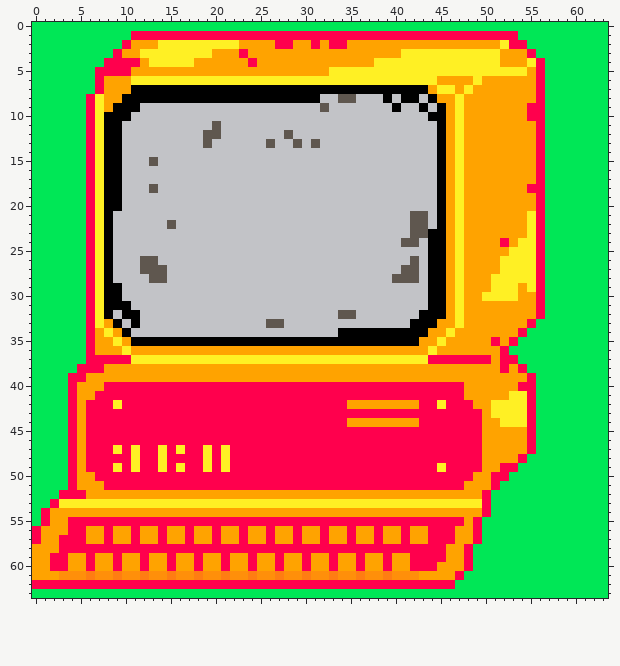
Pixel-art sprite: dev/assets/p_bbs.png. The picture above was drawn from the file before the commit.
The file is 64x64 pixels.
After the commit:
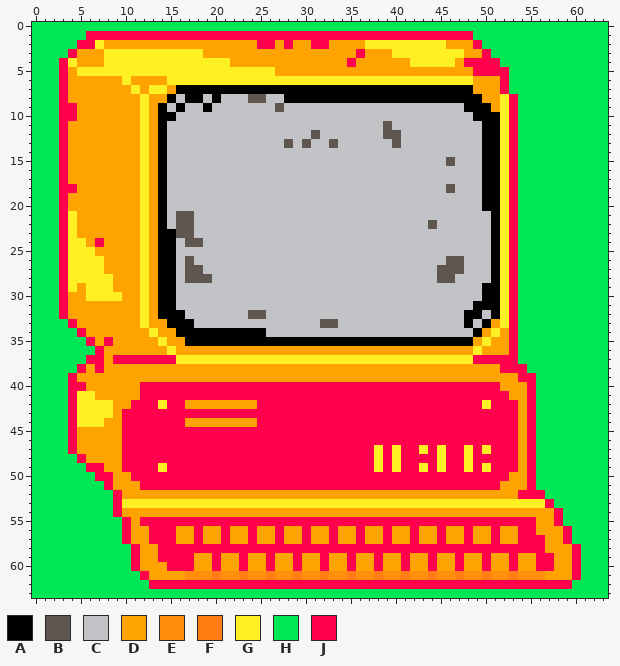
Palette (. is transparent): A #000000  B #5f574f  C #c2c3c7  D #ffa300  E #ff8f0a  F #ff7d12  G #fff024  H #00e756  J #ff004d
Change:
Changed rows in their new state; - is an unchanged pixel.
first column x 0:
 1 ------JJJJJ--------------------------------------HHHHH-------
 2 -----JJGDDD---DDDDDDDDD--JJD----JDD--GGGGGGGGG---JHHHHH------
 3 ----JDDDGGGG-------D---D------------J---G-------DDJHHHHH-----
 4 ---JGDDDGGGGG-----GGGG--D----------J--DDDD-----DJJJJHHHHH----
 5 ---JDGGGGGGGGGGGGGGGGGGGGGG------DDDDDDDDDDDDDDDDJJJJHHHH----
 6 ---JDDDD--GDDDD------------------------------GGGGD--JHHHH----
 7 ---JDDDD---GDGGD----------------------------AAAAA---JHHHH----
 8 ---JDDDD--DDGDD-C--C-CCCBBCC----AAAAAAA-A--A-AAAAA--GJHHH----
 9 ---JJDDD-DDDGDA-A--A-------B----C-------C--C-CCCAAA-GJHHH----
10 ---JJDDDDDDDGDAA----------------------------CCCCCAAAGJHHH----
11 ---JDDDDDDDDGDA-----C------------------B-----CCCCCAAGJHHH----
12 ---JDDDDDDDDGDA----CC-------C--B-------BB----CCCCCAAGJHHH----
13 ---JDDDDDDDDGDA----C------C-BCBC-B------B----CCCCCAAGJHHH----
14 ---JDDDDDDDDGDA------------------------------CCCCCAAGJHHH----
15 ---JDDDDDDDDGDA------------------------------CBCCCAAGJHHH----
16 ---JDDDDDDDDGDA------------------------------CCCCCAAGJHHH----
17 ---JDDDDDDDDGDA------------------------------CCCCCAAGJHHH----
18 ---JJDDDDDDDGDA------------------------------CBCCCAAGJHHH----
19 ---JDDDDDDDDGDA------------------------------CCCCCAAGJHHH----
20 ---JDDDDDDDDGDA------------------------------CCCCCAAGJHHH----
21 ---JGDDDDDDDGDA-BB------------------------CC-CCCCCCAGJHHH----
22 ---JGDDDDDDDGDACBB------------------------CCBCCCCCCAGJHHH----
23 ---JGDDDDDDDGDAABB------------------------CCCCCCCCCAGJHHH----
24 ---JGGDJDDDDGDAA-BB----------------------CC-CCCCCCCAGJHHH----
25 ---JGGGDDDDDGDAA----------------------------CCCCCCCAGJHHH----
26 ---JGGG-DDDDGDAA-B------------------------C-CCBBCCCA-JHHH----
27 ---JGGG-DDDDGDAA-BB----------------------CC-CBBBCCCA-JHHH----
28 ---JGGG-GDDDGDAA-BBB--------------------CCC-CBBCCCCA-JHHH----
29 ---JGDG-GDDDGDAA----------------------------CCCCCCAA-JHHH----
30 ---JDDG-GGDDGDAA----------------------------CCCCCCAA-JHHH----
31 ---JDDDDDDDDGDAA----------------------------CCCCCAAAGJHHH----
32 ---JDDDDDDDDGDAAA-------BB--------CC-------CCCCCAACAGJHHH----
33 ----JDDD-DDDGDDAAA--------CC----BB--------CCCCCCACA-GJHH-----
34 -----JD-D-DDDGDDAAAAAAAAAA--------CCCCCCCCCCCCCCCA-G-JH------
35 --------JD-DDDGDD--------------------------AAAAAA-GD---------
36 ------HJ--D----G----------------------------D----G--DJ-------
37 --------D--JJJJJ----------------------------GGGGG--J---------
38 ------D----------------------------------------------J-------
39 -----D------------------------------------------------J------
40 -----J--DDDD------------------------------------JJJJ--D------
41 -----GGDDDDD------------------------------------JJJJJDD------
42 -----GGGGDD---G--DDDDDDDD----------JJJJJJJJ--J---JGJJJD------
43 -----GGGGD----------------------------------------JJJJD------
44 -----GGGDD-------DDDDDDDD----------JJJJJJJJ-------JJJJD------
45 ------DDDD----------------------------------------JJJJ-------
46 ------DDDD----------------------------------------JJJJ-------
47 ------DDDD-J--J-J--J-J----------------G-G--G-G--G-GJJJ-------
48 ----HJDDDD-J--J----J-J----------------G-G----G--G-JJJJDJ-----
49 ----HH--DD-J----J--J-J----------------G-G--G----G-GJ--DJ-----
50 ----HHH--DD--------------------------------------JJ--DDJ-----
51 ----HHHH-DDD------------------------------------JJJ-DDDJ-----
52 ---HHHHHHJ----------------------------------------DDDDJJJ----
53 --HHHHHHHJ----------------------------------------GGGGGGGJ---
54 -HHHHHHHHJ----------------------------------------DDDDDDDDJ--
55 -HHHHHHHHH-D------------------------------------J-JJJJJJDDJ--
56 HHHHHHHHHHJD-J-J-DJ-DJ-DJ-DJ-DJ-DJ-DJ-DJ-DJ-D-D-JDDJDDJJDDDJ-
57 HHHHHHHHHHJD-J-J-DJ-DJ-DJ-DJ-DJ-DJ-DJ-DJ-DJ-D-D-JDDJDDJJJDDJ-
58 HHHHHHHHHHH-DD--------------------------------JJ-JJJJJJJJDDDJ
59 HHHHHHHHHHHJD-J-JJD-JD-JD-JD-JD-JD-JD-JD-JDD-D-JDDJDDJDDJJDDJ
60 HHHHHHHHHHHJD---JJD-JD-JD-JD-JD-JD-JD-JD-JDD---JDDJDDJDDJJDDJ
61 HHHHHHHHHHHHJDDDD-E-FE-FE-FE-FE-FE-FE-FE-F-EFEEFEEFEEFEEEDDDJ
62 HHHHHHHHHHHHH----------------------------------JJJJJJJJJJJJJ-
Changed places in both pictures, as pixel boxes (x1, y1, x2, y2):
changed: (32, 31, 581, 589)
